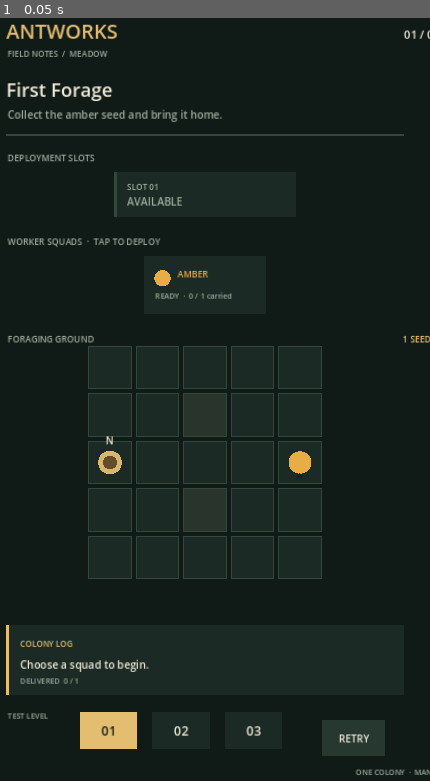
Above: before the commit, frame 1.
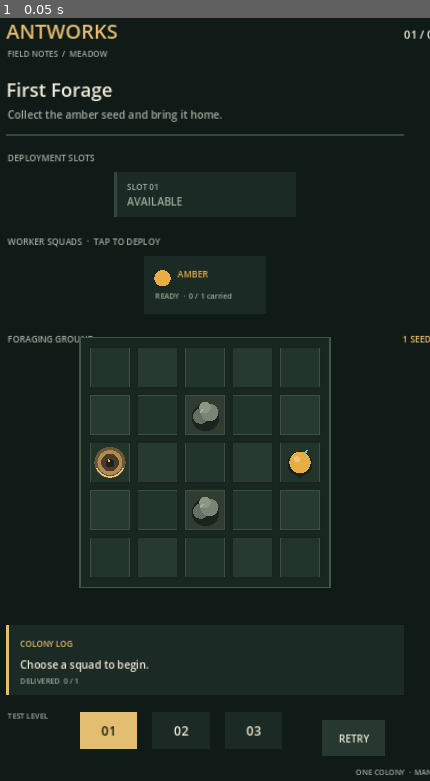
Above: after the commit, the same moment.

Repository: MaiklLX/Game-ANTS
Game: Godot game, scene res://scenes/main.tscn
Two runs of this game, one before a commit and one after it. Both use one fixed random seed, a clock stepped at 60 frames per second and the inputs below.
Inputs:
- Up to frame 1 (0.05 s): no input

The runs differ from the first frame. In frame 1, 2.9% of the frame differs, in the area x 18-77%, y 41-75%.

Commit message:
KT-005.3: polish meadow board tiles, nest, resources and obstacles

Diff:
--- a/scripts/ui/game_screen.gd
+++ b/scripts/ui/game_screen.gd
@@ -149,23 +149,27 @@
 	draw_string(font, Vector2(44, 548), "FORAGING GROUND", HORIZONTAL_ALIGNMENT_LEFT, -1, 14, COLOR_MUTED)
 	draw_string(font, Vector2(676, 548), "%d SEEDS LEFT" % _board.remaining_resources, HORIZONTAL_ALIGNMENT_RIGHT, -1, 14, COLOR_GOLD)
 
+	var board_frame := Rect2(_board_origin - Vector2(14, 14), Vector2(board_width, board_height) + Vector2(28, 28))
+	draw_rect(board_frame, Color("#182820"))
+	draw_rect(board_frame, Color("#405744"), false, 2.0)
 	for y in range(_board.height):
 		for x in range(_board.width):
 			var cell := Vector2i(x, y)
 			var rect := _cell_rect(cell)
-			var fill := COLOR_PANEL
+			var inset := rect.grow(-3.0)
+			var fill := Color("#22352b") if (x + y) % 2 == 0 else Color("#263a2f")
 			if not _board.is_walkable(cell):
-				fill = Color("#29342d")
-			draw_rect(rect, fill)
-			draw_rect(rect, COLOR_GRID, false, 1.5)
+				fill = Color("#303b32")
+			draw_rect(rect, Color("#17251e"))
+			draw_rect(inset, fill)
+			draw_rect(inset, Color("#3b5141"), false, 1.0)
 			if cell == _board.start:
-				draw_circle(rect.get_center(), 19.0, Color("#d7b76e"))
-				draw_circle(rect.get_center(), 11.0, Color("#654d2c"))
-				draw_string(font, rect.position + Vector2(0, 5), "N", HORIZONTAL_ALIGNMENT_CENTER, rect.size.x, 16, COLOR_TEXT)
+				_draw_nest(rect.get_center())
 			elif _board.has_resource(cell):
 				var resource_color := _board.resource_color_at(cell)
-				_draw_color_mark(rect.get_center(), resource_color, 18.0)
-				draw_string(font, rect.position + Vector2(0, rect.size.y - 7), _symbol_for(resource_color), HORIZONTAL_ALIGNMENT_CENTER, rect.size.x, 13, COLOR_BG)
+				_draw_resource(rect.get_center(), resource_color)
+			elif not _board.is_walkable(cell):
+				_draw_rock(rect.get_center())
 
 	if not _last_path.is_empty():
 		var previous := _last_path_start if _board.is_inside(_last_path_start) else _board.start
@@ -506,6 +510,35 @@
 		"violet":
 			return "V"
 	return "?"
+
+
+func _draw_nest(center: Vector2) -> void:
+	# Layered earthen nest entrance with a warm rim and a readable dark opening.
+	draw_circle(center, 25.0, Color("#6c5738"))
+	draw_circle(center, 20.0, Color("#b28a4d"))
+	draw_circle(center, 14.0, Color("#493b2b"))
+	draw_arc(center, 23.0, PI * 0.12, PI * 0.88, 24, Color("#e2c27c"), 2.5)
+	draw_circle(center + Vector2(0, 1), 7.0, Color("#211f18"))
+	draw_circle(center + Vector2(-2, -3), 2.0, Color("#d9b76e"))
+
+
+func _draw_resource(center: Vector2, color_name: String) -> void:
+	# Distinct seed body plus a small leaf; color is reinforced by shape labels.
+	var tint := _color_for(color_name)
+	draw_circle(center + Vector2(0, 2), 20.0, Color("#17231c"))
+	draw_circle(center, 17.0, tint)
+	draw_circle(center + Vector2(-5, -5), 5.0, Color(1.0, 1.0, 1.0, 0.28))
+	draw_line(center + Vector2(5, -12), center + Vector2(12, -20), Color("#8fc28a"), 3.0)
+	draw_string(ThemeDB.fallback_font, center + Vector2(-17, 26), _symbol_for(color_name), HORIZONTAL_ALIGNMENT_CENTER, 34, 11, COLOR_BG)
+
+
+func _draw_rock(center: Vector2) -> void:
+	# A small clustered stone silhouette reads more naturally than a flat blocked square.
+	draw_circle(center + Vector2(1, 4), 22.0, Color("#1a241e"))
+	draw_circle(center + Vector2(-7, 2), 12.0, Color("#657064"))
+	draw_circle(center + Vector2(7, -4), 14.0, Color("#788474"))
+	draw_circle(center + Vector2(0, -12), 9.0, Color("#8b9684"))
+	draw_line(center + Vector2(-8, -4), center + Vector2(-2, -10), Color("#aab39f"), 2.0)
 
 
 func _draw_color_mark(center: Vector2, color_name: String, radius: float) -> void:
